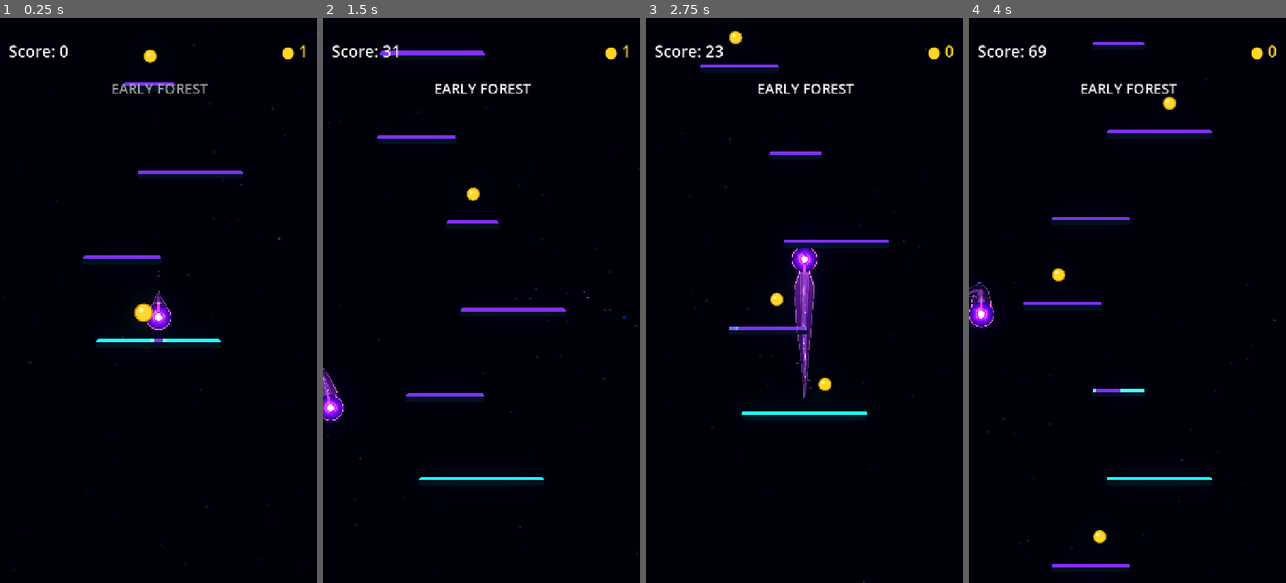
Above: before the commit, frames 1-4 (left to right).
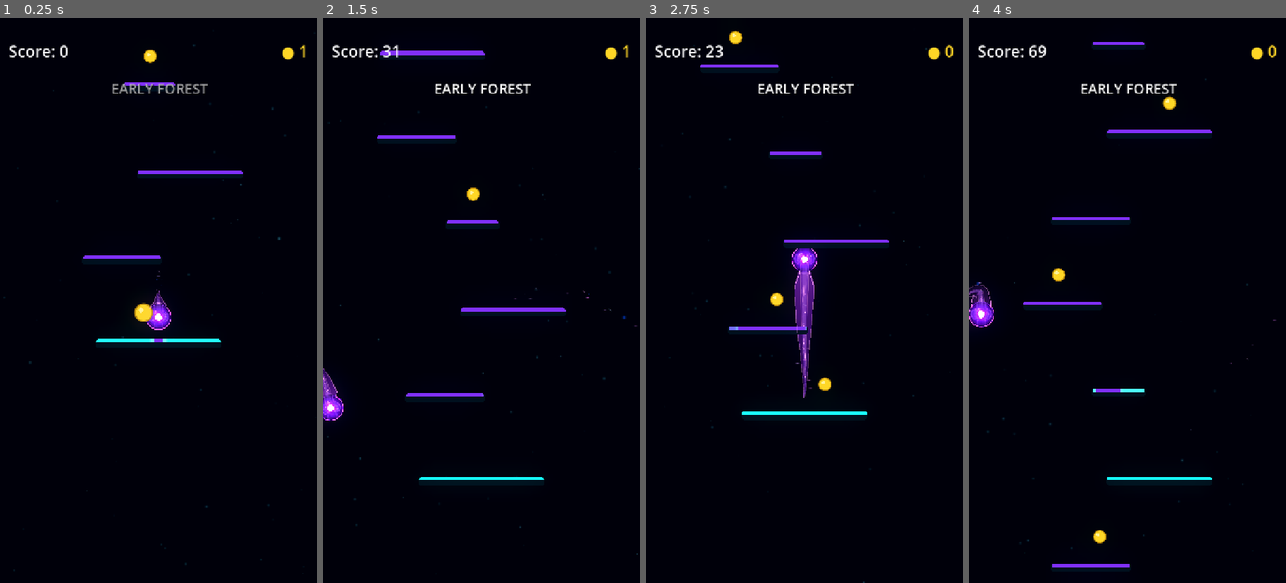
Above: after the commit, the same moments.

Repository: Kryodo/TowerJump
Game: Godot game, scene res://scenes/main.tscn
Two runs of this game, one before a commit and one after it. Both use one fixed random seed, a clock stepped at 60 frames per second and the inputs below.
Inputs (mouse positions are in pixels of both pictures, inside the frame that each line leads up to):
- Up to frame 1 (0.25 s): no input
- Up to frame 2 (1.5 s): move the mouse to (551, 272) at 0.52 s; hold Right (ui_right) 0.53-1.25 s; click (551, 272) at 0.67 s; drag from (418, 328) to (471, 193) at 1.27 s
- Up to frame 3 (2.75 s): click "Nochmal spielen" at 2 s
- Up to frame 4 (4 s): move the mouse to (1159, 176) at 2.77 s; hold Right (ui_right) 2.78-3.5 s; drag from (1111, 413) to (1057, 215) at 3.52 s

The runs differ from the first frame. In frame 1, less than 0.1% of the frame differs, in the area x 47-54%, y 50-55%; in frame 2, less than 0.1%; in frame 3, less than 0.1%; in frame 4, 0.1%, in the area x 0-8%, y 50-55%.

Commit message:
Match the orb flow width and turbulence to the trail shader

Diff:
--- a/scenes/ball.gdshader
+++ b/scenes/ball.gdshader
@@ -7,6 +7,39 @@
 // Shared with the trail contour so both sides pulse in sync.
 uniform float rim_breath = 1.0;
 
+// Same deterministic noise family used by ball_trail_energy.gdshader.
+// Reusing the trail's field structure keeps the texture turbulent rather than
+// rendering a clean, unrelated stroke inside the orb.
+float flow_hash21(vec2 p) {
+	p = fract(p * vec2(123.34, 456.21));
+	p += dot(p, p + 45.32);
+	return fract(p.x * p.y);
+}
+
+float flow_noise(vec2 p) {
+	vec2 i = floor(p);
+	vec2 f = fract(p);
+	f = f * f * (3.0 - 2.0 * f);
+	float a = flow_hash21(i);
+	float b = flow_hash21(i + vec2(1.0, 0.0));
+	float c = flow_hash21(i + vec2(0.0, 1.0));
+	float d = flow_hash21(i + vec2(1.0, 1.0));
+	return mix(mix(a, b, f.x), mix(c, d, f.x), f.y);
+}
+
+float flow_fbm(vec2 p) {
+	float value = 0.0;
+	float amplitude = 0.5;
+	value += flow_noise(p) * amplitude;
+	p *= 2.0;
+	amplitude *= 0.5;
+	value += flow_noise(p) * amplitude;
+	p *= 2.0;
+	amplitude *= 0.5;
+	value += flow_noise(p) * amplitude;
+	return value;
+}
+
 void fragment() {
 	vec2 p = UV * 2.0 - 1.0;
 	float d = length(p);
@@ -22,8 +55,9 @@
 	vec3 inner_energy_color;
 	vec3 transition_color;
 	vec3 ring_color;
-	vec3 trail_flow_color;
-	vec3 trail_flow_halo_color;
+	vec3 flow_base_color;
+	vec3 flow_bright_color;
+	vec3 flow_edge_color;
 	vec3 core_color;
 	vec3 aura_color;
 	vec3 highlight_color;
@@ -36,8 +70,9 @@
 		inner_energy_color = vec3(0.58, 0.10, 1.5);
 		transition_color = vec3(0.34, 0.045, 0.78);
 		ring_color = vec3(2.7, 0.55, 5.2);
-		trail_flow_color = vec3(1.55, 0.28, 3.2);
-		trail_flow_halo_color = vec3(0.62, 0.09, 1.45);
+		flow_base_color = vec3(0.30, 0.035, 0.82);
+		flow_bright_color = vec3(1.12, 0.68, 1.48);
+		flow_edge_color = vec3(1.55, 0.88, 1.95);
 		core_color = vec3(4.0, 3.25, 6.2);
 		aura_color = vec3(1.45, 0.22, 3.1);
 		highlight_color = vec3(1.0, 0.72, 1.5);
@@ -49,8 +84,9 @@
 		inner_energy_color = vec3(0.025, 0.32, 1.05);
 		transition_color = vec3(0.025, 0.20, 0.68);
 		ring_color = vec3(0.18, 2.15, 5.2);
-		trail_flow_color = vec3(0.10, 1.15, 2.75);
-		trail_flow_halo_color = vec3(0.015, 0.42, 1.25);
+		flow_base_color = vec3(0.025, 0.20, 0.95);
+		flow_bright_color = vec3(0.46, 0.96, 1.48);
+		flow_edge_color = vec3(0.58, 1.22, 1.82);
 		core_color = vec3(3.2, 5.1, 6.3);
 		aura_color = vec3(0.04, 1.25, 3.0);
 		highlight_color = vec3(0.65, 1.45, 2.25);
@@ -120,53 +156,105 @@
 		1.0 - smoothstep(core_radius * 0.62, core_radius * 1.8, core_distance);
 	color += aura_color * core_aura * 0.28 * aura_breath;
 
-	// Pull a live ribbon of energy in through the neck. Once inside the orb,
-	// the single channel splits into two curved branches around the bright core.
-	// The branches stay outside the core itself, then fade on the forward side.
+	// Carry the trail's broad, turbulent energy field into the orb. The
+	// centerline remains continuous through the neck; once it reaches the core,
+	// the same wide channel naturally fans into two curved lanes around it.
 	vec2 trail_side_direction = vec2(
 		-trail_direction_normalized.y,
 		trail_direction_normalized.x
 	);
 	float flow_along = dot(p, trail_direction_normalized);
 	float flow_side = dot(p, trail_side_direction);
-	float orbit_radius = 0.405 + 0.012 * sin(time * 1.25 + flow_along * 4.0);
+	float flow_angle = abs(atan(flow_side, flow_along));
+	float flow_progress = clamp(flow_angle / PI, 0.0, 1.0);
+
+	// A noisy radius breaks the perfect semicircle while preserving one wide
+	// continuous stream rather than two hairline strokes.
+	float path_noise = flow_fbm(vec2(
+		flow_progress * 3.2 - time * 0.12,
+		abs(flow_side) * 4.0 + time * 0.08
+	));
+	float orbit_radius = 0.43
+		+ (path_noise - 0.5) * 0.075
+		+ 0.018 * sin(time * 1.25 + flow_progress * 6.0);
 	float orbit_along = clamp(flow_along, -orbit_radius, orbit_radius);
 	float branch_offset = sqrt(max(
 		orbit_radius * orbit_radius - orbit_along * orbit_along,
 		0.0
 	));
-	float spread_amount = smoothstep(0.0, 0.20, orbit_radius - flow_along);
-	float branch_wobble = spread_amount * (
-		0.014 * sin(time * 2.1 - flow_along * 7.0 + abs(flow_side) * 5.0)
-	);
-	float branch_distance = abs(
-		abs(flow_side) - max(branch_offset + branch_wobble, 0.0)
-	);
-	float flow_width = 0.034 + 0.006 * sin(time * 1.7 + flow_along * 5.0);
-	float flow_line = 1.0 - smoothstep(flow_width, flow_width + 0.042, branch_distance);
-	float flow_halo = 1.0 - smoothstep(
-		flow_width + 0.015,
-		flow_width + 0.135,
-		branch_distance
-	);
-	float flow_pulse = 0.72 + 0.28 * (
-		0.5 + 0.5 * sin(
-			time * 4.0 - flow_along * 13.0
-			+ sign(flow_side) * 1.3
-			+ sin(flow_side * 8.0 + time * 1.1) * 0.45
-		)
-	);
-	float flow_forward_fade = smoothstep(-0.40, -0.18, flow_along);
-	float flow_surface_fade = 1.0 - smoothstep(0.99, 1.06, d);
+	float branch_center = sign(flow_side) * branch_offset;
+	float across_channel = flow_side - branch_center;
+
+	// The half-width is in orb-radius units: 0.40 corresponds to roughly
+	// 24 pixels across a 60-pixel ball, keeping the incoming channel close to
+	// the trail's existing 26-pixel EnergyLine width.
+	float flow_half_width = 0.40
+		+ 0.018 * sin(time * 1.7 + flow_progress * 5.0);
+	float channel_uv_y = 0.5 + across_channel / (2.0 * flow_half_width);
+
+	// Reuse the trail shader's broad center energy, warped FBM plasma, finer
+	// filaments, and soft base. The noise deforms the field across the whole
+	// channel, so it reads as turbulent plasma—not a clean vector stripe.
+	float channel_center = 1.0 - abs(channel_uv_y * 2.0 - 1.0);
+	channel_center = smoothstep(0.0, 0.8, channel_center);
+	vec2 flow_uv = vec2(flow_progress, channel_uv_y);
+	vec2 flow_field_coord = flow_uv;
+	flow_field_coord.x *= 7.0;
+	flow_field_coord.y *= 3.0;
+	flow_field_coord.x -= time * 0.9;
+
+	float flow_distortion = flow_fbm(vec2(
+		flow_field_coord.x * 0.7,
+		flow_field_coord.y * 1.4 + time * 0.135
+	));
+	flow_field_coord.y += (flow_distortion - 0.5) * 1.25;
+
+	float flow_field = flow_fbm(flow_field_coord * vec2(1.4, 2.2));
+	flow_field = smoothstep(0.42, 0.72, flow_field);
+	float flow_fine = flow_fbm(
+		flow_field_coord * vec2(3.5, 4.5)
+		+ vec2(-time * 0.63, time * 0.135)
+	);
+	flow_fine = smoothstep(0.55, 0.82, flow_fine);
+
+	float flow_energy = (
+		flow_field * 0.75
+		+ flow_fine * 1.9
+	) * channel_center;
+	float flow_soft_base = channel_center * 1.5 * 0.34;
+	flow_energy = flow_soft_base + flow_energy * 0.55;
+
+	// Restrict the bright field to a broad, gently fading channel. The center
+	// remains clear so the core is still the brightest point in the orb.
 	float flow_core_clearance = smoothstep(
-		core_radius * 1.08,
+		core_radius * 0.99,
 		core_radius * 1.42,
 		core_distance
 	);
-	float flow_visibility = flow_pulse * flow_forward_fade
-		* flow_surface_fade * flow_core_clearance;
-	color += trail_flow_color * flow_line * flow_visibility * 0.78;
-	color += trail_flow_halo_color * flow_halo * flow_visibility * 0.20;
+	float flow_surface_fade = 1.0 - smoothstep(0.99, 1.06, d);
+	float flow_front_fade = 1.0 - smoothstep(0.72, 0.99, flow_progress);
+	float flow_visibility = flow_core_clearance * flow_surface_fade * flow_front_fade;
+
+	// Match the trail shader's palette, keeping color and texture integrated
+	// with the incoming stream rather than adding a separate neon stroke.
+	vec3 flow_color = mix(
+		flow_base_color,
+		flow_bright_color,
+		clamp(flow_energy, 0.0, 1.0)
+	);
+	float flow_edge_distance = abs(channel_uv_y * 2.0 - 1.0);
+	float flow_edge_ridge =
+		smoothstep(0.58, 0.76, flow_edge_distance)
+		* (1.0 - smoothstep(0.88, 0.97, flow_edge_distance));
+	float flow_edge_waver = 0.78 + 0.22 * sin(
+		flow_progress * 25.0 - time * 1.53
+		+ sin(flow_progress * 8.0 + time * 0.36)
+	);
+	float flow_edge_strength = flow_edge_ridge * flow_edge_waver * flow_visibility;
+
+	float flow_blend = clamp(flow_energy * 0.64, 0.0, 0.86) * flow_visibility;
+	color = mix(color, flow_color, flow_blend);
+	color += flow_edge_color * flow_edge_strength * 0.22;
 
 	// Broad upper-left reflection and a small specular glint add orb-like depth.
 	vec2 highlight_pos = vec2(-0.28, -0.30);
